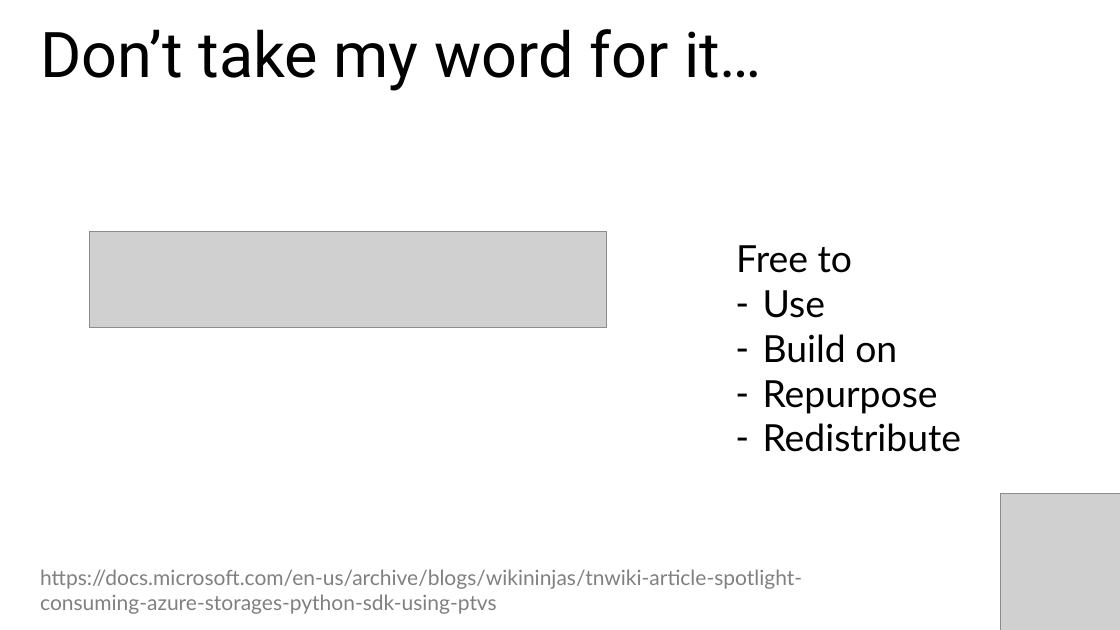
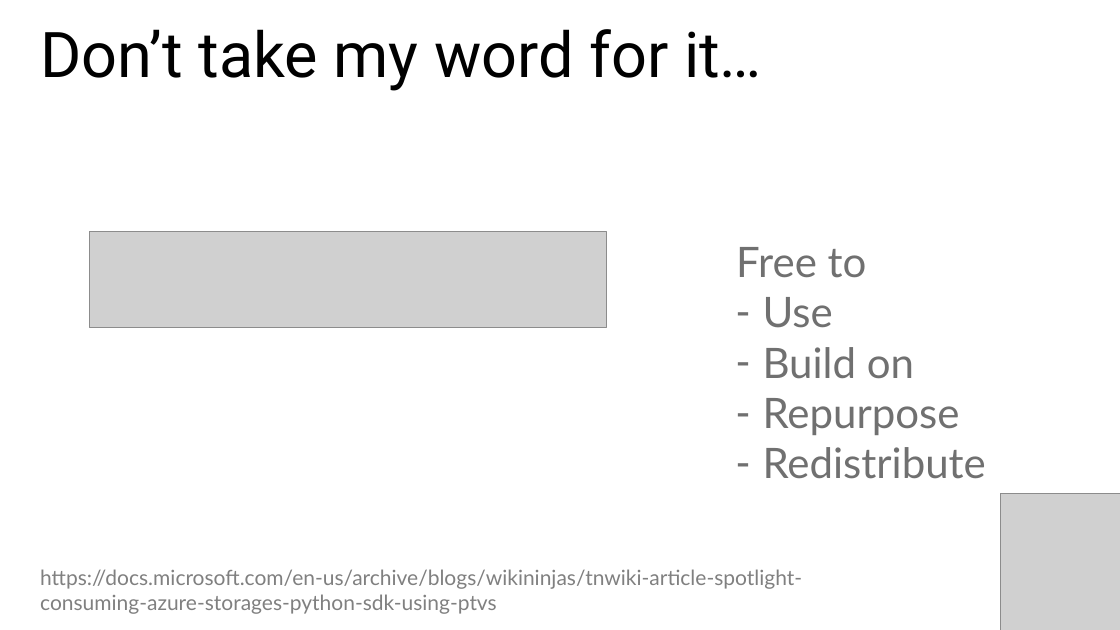
Before and after one commit to stringfestdata/london-excel, a slide deck: slide 8 of advancing-into-analytics-london-meetup.pptx. Drawn at 1120x630 pixels with LibreOffice and Linux fonts; fonts in the diff are those of the drawing; grey boxes stand for pictures. Boxes give left, top, right and bottom in pixels: in the first picture for what was removed or moved away, otherwise in the second. Text is boxed around its words. In the diff, an @@ line names an element or a change of style, - is before the commit and + after.

```diff
--- a/advancing-into-analytics-london-meetup.pptx
+++ b/advancing-into-analytics-london-meetup.pptx
@@ text "Free to" at bbox=[736, 247, 986, 479]: size 32 to 36 pt, text colour #000000 to #707070 @@
```
Also in this commit, not shown: 3 other slides changed, 1 slide added, 1 slide removed, 3 other files.
